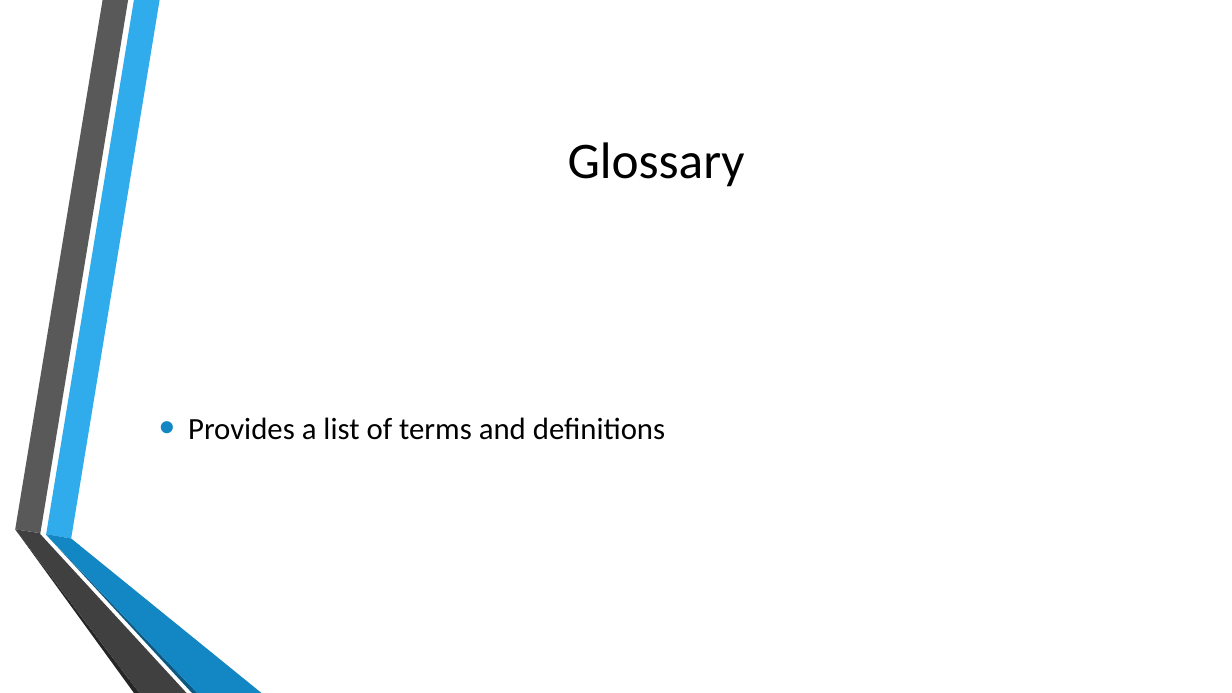
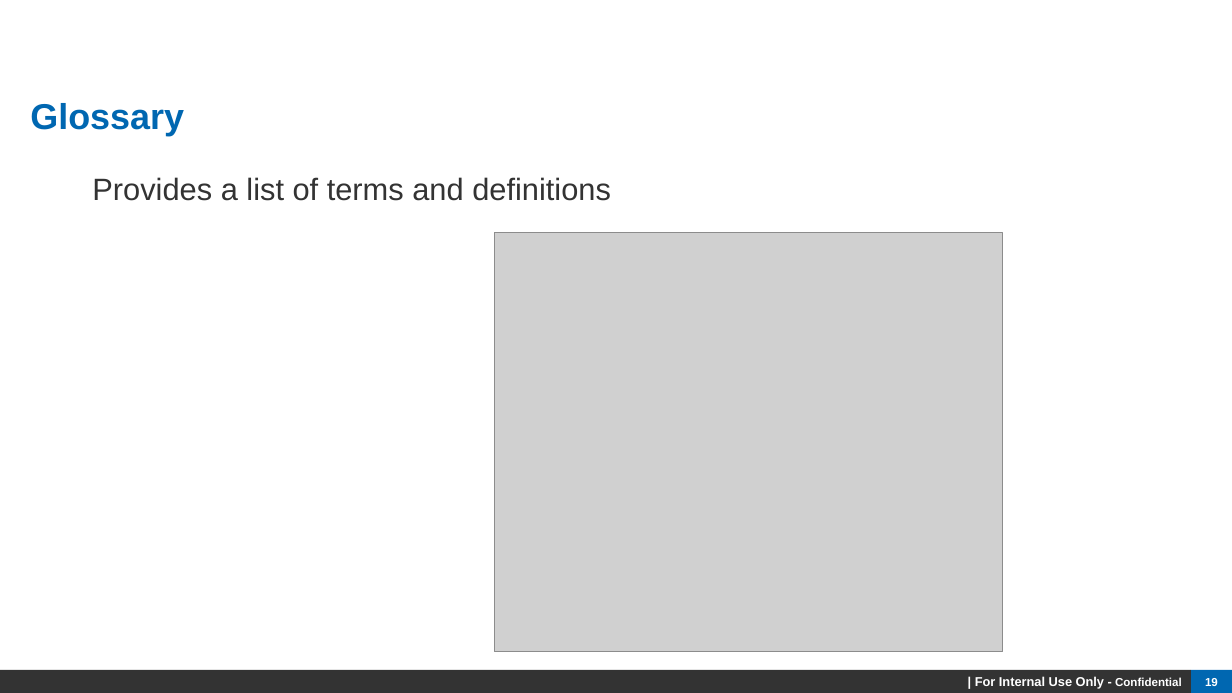
Before and after one commit to maxchen1220/Project, a slide deck: slide 19 of Supplier Scorecard Project Review.pptx (slide 13 before the commit). Drawn at 1232x693 pixels with LibreOffice and Linux fonts; fonts in the diff are those of the drawing; grey boxes stand for pictures; background and template pictures are left out. Boxes give left, top, right and bottom in pixels: in the first picture for what was removed or moved away, otherwise in the second. Text is boxed around its words. In the diff, an @@ line names an element or a change of style, - is before the commit and + after.

```diff
--- a/Supplier Scorecard Project Review.pptx
+++ b/Supplier Scorecard Project Review.pptx
@@ title "Glossary" moved from (x1=568, y1=142, x2=745, y2=187) to (x1=30, y1=103, x2=184, y2=136) @@
@@ title "Glossary" at (x1=30, y1=103, x2=184, y2=136): size 40 to 28 pt, font Calibri to Arial, text colour #000000 to #0067B1, bold on; alignment centre to left; line spacing 1 to 0.95 @@
@@ text "Provides a list of terms ..." moved from (x1=188, y1=417, x2=665, y2=440) to (x1=92, y1=177, x2=611, y2=201) @@
@@ text "Provides a list of terms ..." at (x1=92, y1=177, x2=611, y2=201): font Calibri to Arial, text colour #000000 to #333333; bullet • to none; line spacing 1 to 0.9; vertical alignment middle to top @@
@@ picture added at (x1=494, y1=233, x2=1004, y2=653) @@
@@ group removed at (x1=15, y1=0, x2=262, y2=693): 6 freeform shapes @@
@@ rectangle added at (x1=0, y1=670, x2=1191, y2=693), fill #333333, 10 pt, text #FFFFFF, bold @@
+| For Internal Use Only - Confidential
@@ page number added at (x1=1191, y1=670, x2=1232, y2=693), fill #0067B1, 9 pt, text #FFFFFF, bold @@
+19
```
Also in this commit, not shown: 12 other slides changed, 6 slides added, 1 slide removed.
